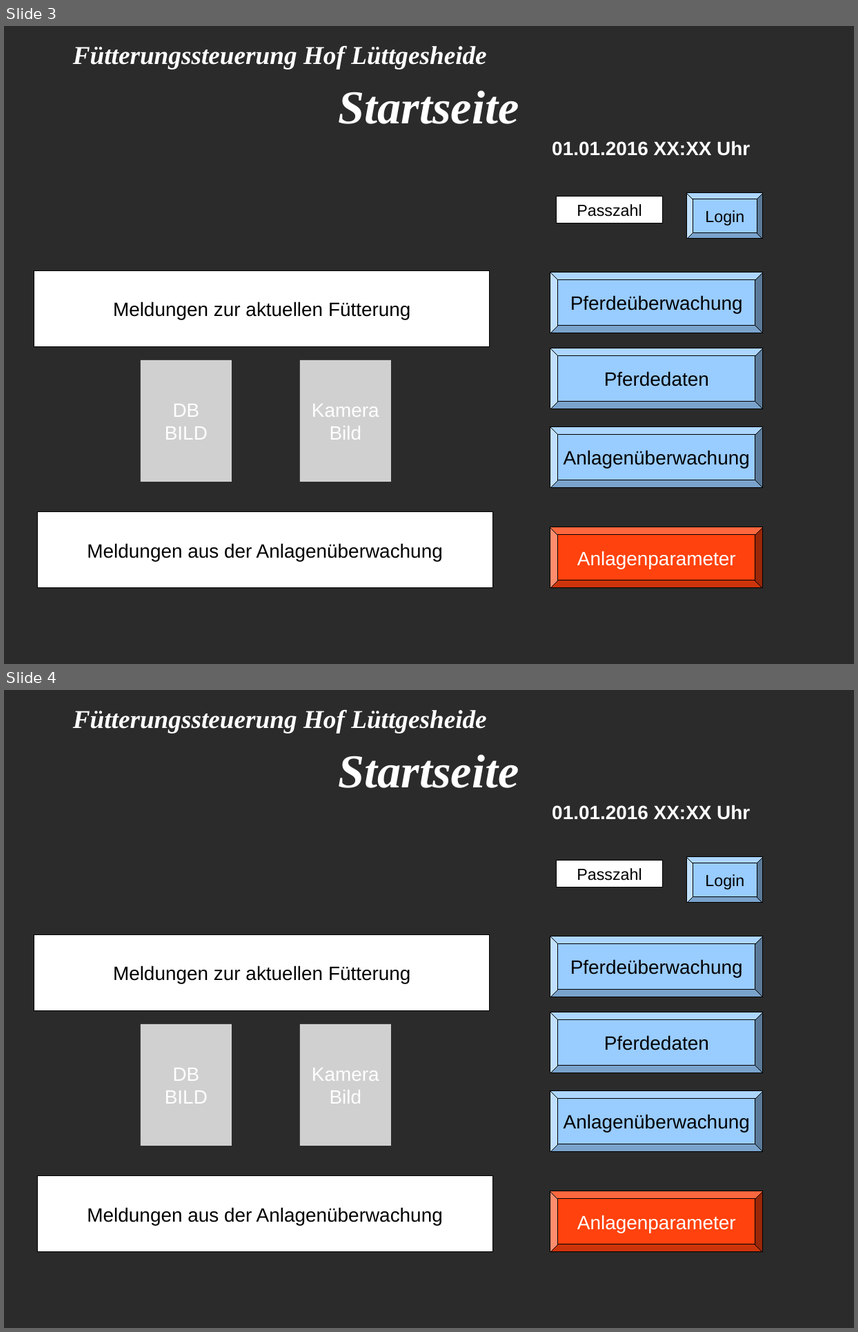
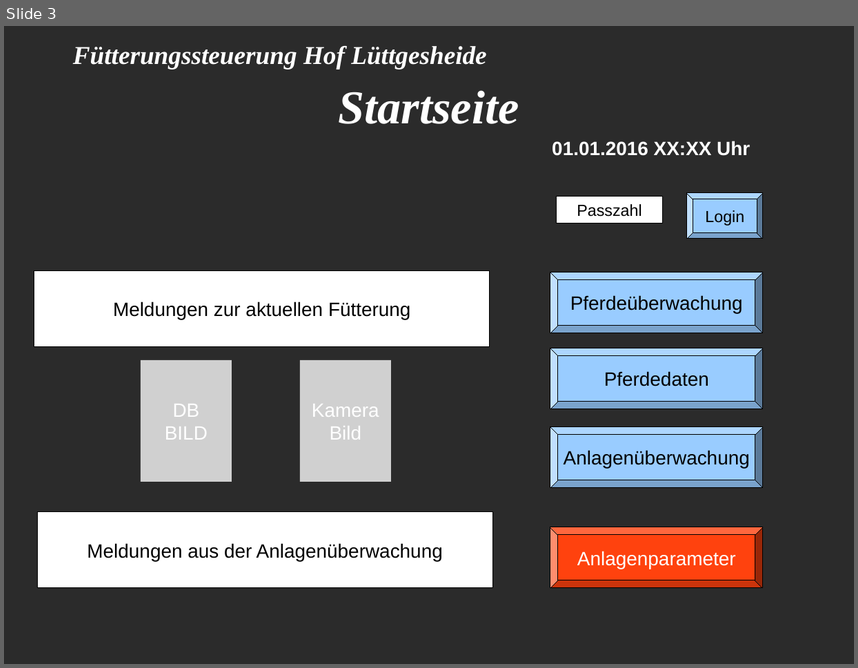
Before and after one commit to Kalle01/Pferde-Fuettterungssteuerung, a slide deck: allgemeine_Dokumente/Beschreibung.Menuestruktur.odp. Shown one above the other, each under a label of ours: slides 3 and 4 before the commit, slide 3 after it. The pictures are 858x1332 and 858x668 pixels, drawn with LibreOffice and Linux fonts; fonts in the diff are those of the drawing; grey boxes stand for pictures; background and template pictures are left out; a plain dark background stands for a picture behind light text. Boxes give left, top, right and bottom in pixels: in the first picture for what was removed or moved away, otherwise in the second. Text is boxed around its words. In the diff, an @@ line names an element or a change of style, - is before the commit and + after.

```diff
--- a/allgemeine_Dokumente/Beschreibung.Menuestruktur.odp
+++ b/allgemeine_Dokumente/Beschreibung.Menuestruktur.odp
@@ slide 4 removed at <box>4,690,854,1328</box>, background picture (left out) @@
@@ text removed at <box>73,710,486,733</box> @@
-Fütterungssteuerung Hof Lüttgesheide
@@ title removed at <box>339,754,519,788</box> @@
-Startseite
@@ text removed at <box>552,805,750,820</box> @@
-01.01.2016 XX:XX Uhr
@@ rectangle removed at <box>557,860,664,887</box> @@
-Passzahl
@@ bevel removed at <box>688,858,763,903</box> @@
-Login
@@ rectangle removed at <box>34,934,490,1010</box> @@
-Meldungen zur aktuellen Fütterung
@@ bevel removed at <box>551,936,764,997</box> @@
-Pferdeüberwachung
@@ bevel removed at <box>551,1012,764,1073</box> @@
-Pferdedaten
@@ picture removed at <box>141,1024,232,1145</box> @@
-DB
-BILD
@@ picture removed at <box>300,1024,391,1145</box> @@
-Kamera
-Bild
@@ bevel removed at <box>551,1091,764,1152</box> @@
-Anlagenüberwachung
@@ rectangle removed at <box>37,1176,493,1252</box> @@
-Meldungen aus der Anlagenüberwachung
@@ bevel removed at <box>551,1192,764,1252</box> @@
-Anlagenparameter
```
Also in this commit, not shown: 3 slides changed, 3 other files.
